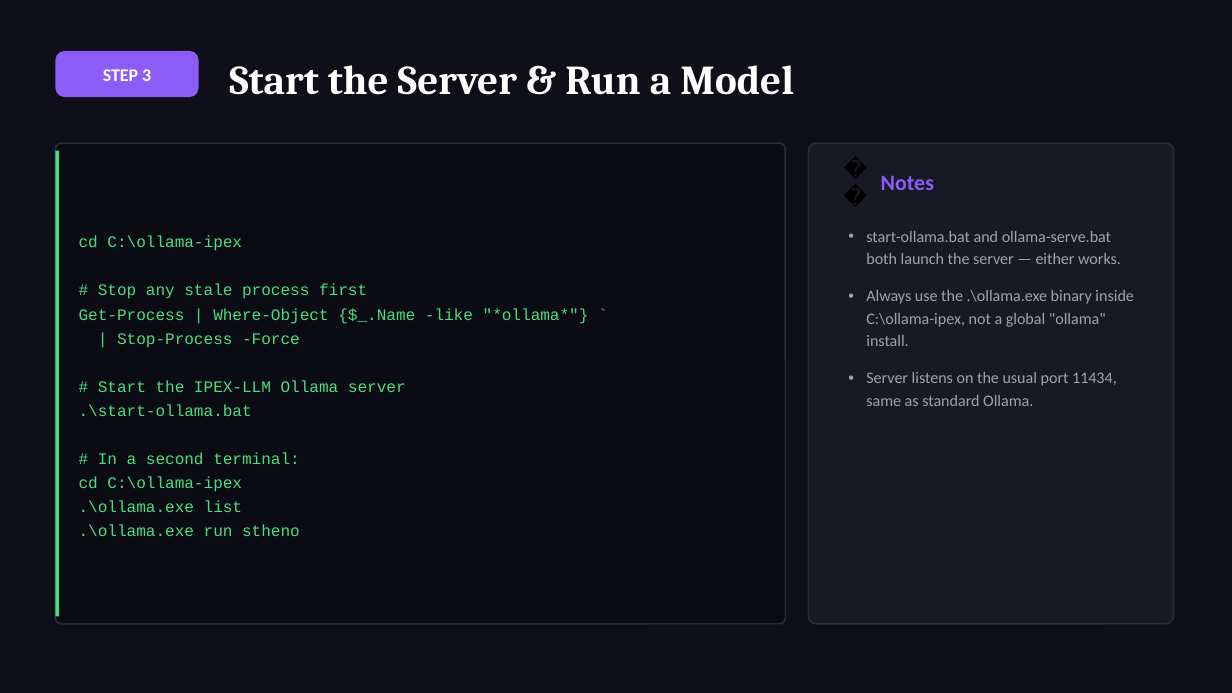
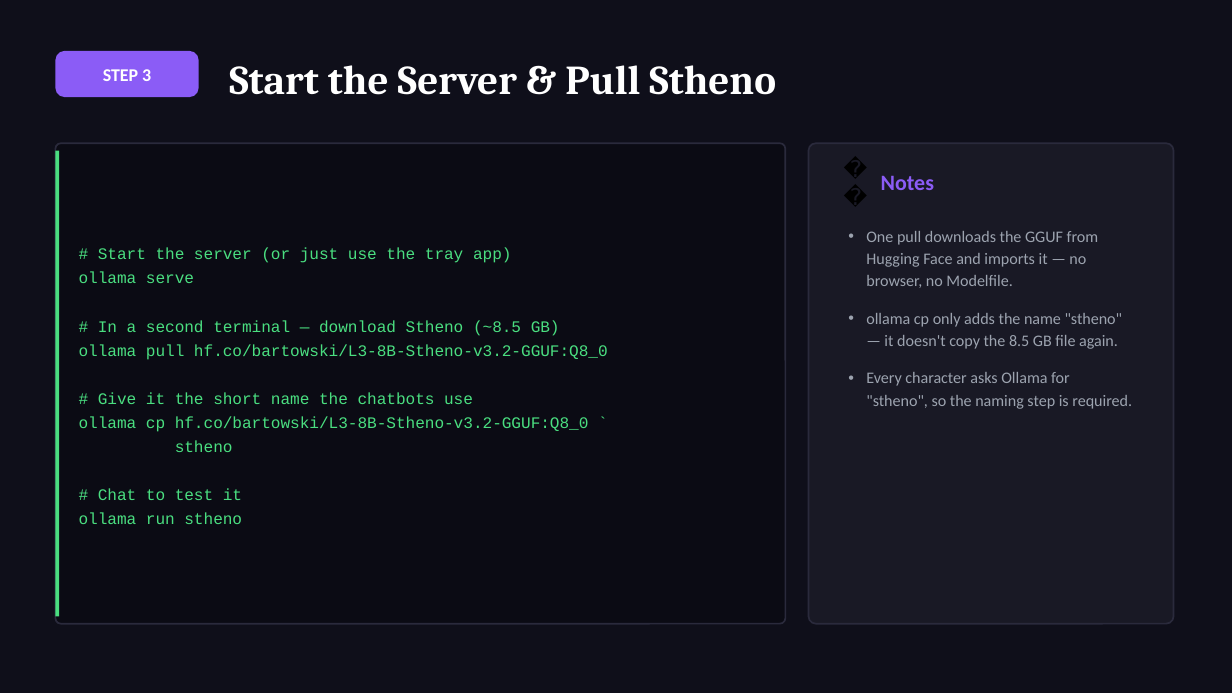
Before and after one commit to Adithya210207/personality-ai-chatbot, a slide deck: slide 6 of Documentary/Stheno_Ollama_Setup_Guide_for_my_Chatbots_backend (2).pptx. Drawn at 1232x693 pixels with LibreOffice and Linux fonts; fonts in the diff are those of the drawing. Boxes give left, top, right and bottom in pixels: in the first picture for what was removed or moved away, otherwise in the second. Text is boxed around its words. In the diff, an @@ line names an element or a change of style, - is before the commit and + after.

Commit message:
Update documentation, setup guide with Vulkan GPU instructions, and add sample chat histories

```diff
--- a/Documentary/Stheno_Ollama_Setup_Guide_for_my_Chatbots_backend (2).pptx
+++ b/Documentary/Stheno_Ollama_Setup_Guide_for_my_Chatbots_backend (2).pptx
@@ text at box(229, 65, 776, 95): text changed @@
-Start the Server & Run a Model
+Start the Server & Pull Stheno
@@ text at box(866, 231, 1132, 409): text changed @@
-• start-ollama.bat and ollama-serve.bat both launch the server — either works.
-• Always use the .\ollama.exe binary inside C:\ollama-ipex, not a global "ollama" install.
-• Server listens on the usual port 11434, same as standard Ollama.
+• One pull downloads the GGUF from Hugging Face and imports it — no browser, no Modelfile.
+• ollama cp only adds the name "stheno" — it doesn't copy the 8.5 GB file again.
+• Every character asks Ollama for "stheno", so the naming step is required.
@@ text at box(79, 247, 608, 524): text changed @@
-cd C:\ollama-ipex
-# Stop any stale process first
-Get-Process | Where-Object {$_.Name -like "*ollama*"} `
-| Stop-Process -Force
-# Start the IPEX-LLM Ollama server
-.\start-ollama.bat
-# In a second terminal:
-cd C:\ollama-ipex
-.\ollama.exe list
-.\ollama.exe run stheno
+# Start the server (or just use the tray app)
+ollama serve
+# In a second terminal — download Stheno (~8.5 GB)
+ollama pull hf.co/bartowski/L3-8B-Stheno-v3.2-GGUF:Q8_0
+# Give it the short name the chatbots use
+ollama cp hf.co/bartowski/L3-8B-Stheno-v3.2-GGUF:Q8_0 `
+stheno
+# Chat to test it
+ollama run stheno
```
Also in this commit, not shown: 10 other slides changed, 11 other files.
